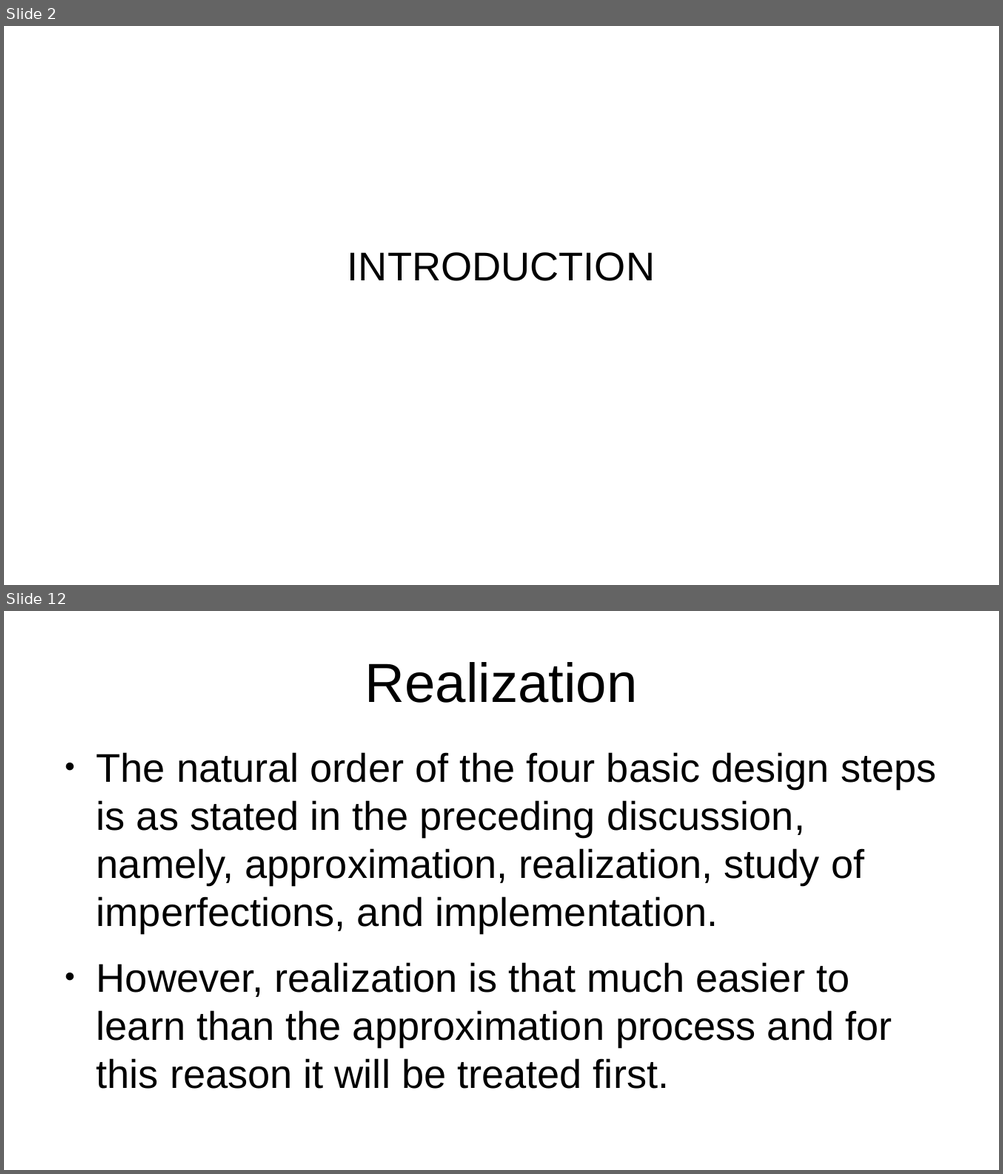
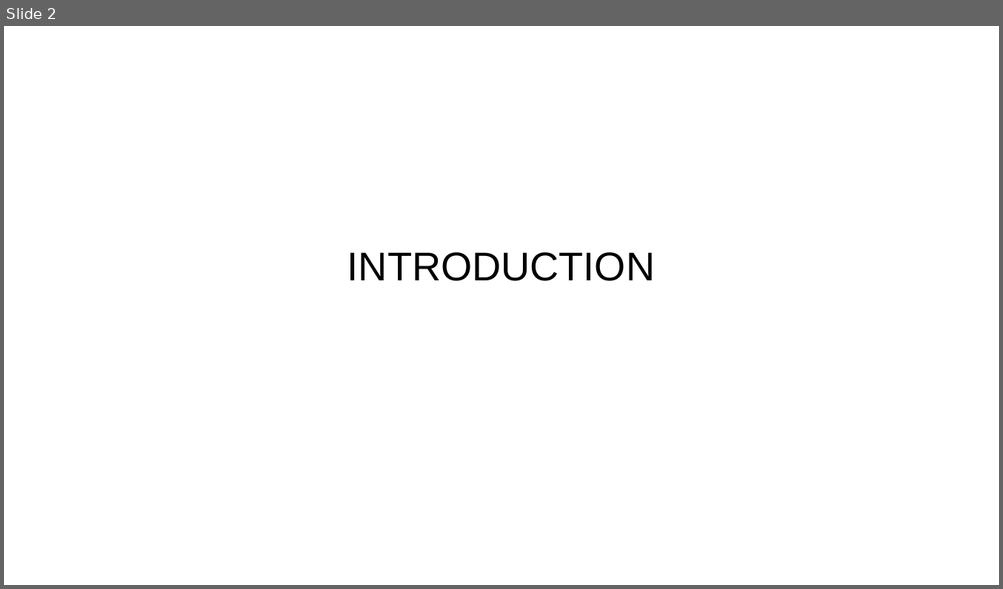
Before and after one commit to miftanurfarid/pengolahan_sinyal_digital, a slide deck: slide/2022/09.design_of_nonrecursive_(fir)_filters/09.design_of_nonrecursive_(fir)_filters.odp. Shown one above the other, each under a label of ours: slides 2 and 12 before the commit, slide 2 after it; the slides between them are not shown. The pictures are 1003x1174 and 1003x589 pixels, drawn with LibreOffice and Linux fonts; fonts in the diff are those of the drawing; background and template pictures are left out. Boxes give left, top, right and bottom in pixels: in the first picture for what was removed or moved away, otherwise in the second. Text is boxed around its words. In the diff, an @@ line names an element or a change of style, - is before the commit and + after.

```diff
--- a/slide/2022/09.design_of_nonrecursive_(fir)_filters/09.design_of_nonrecursive_(fir)_filters.odp
+++ b/slide/2022/09.design_of_nonrecursive_(fir)_filters/09.design_of_nonrecursive_(fir)_filters.odp
@@ slide 12 removed at [4,611,999,1170], background #FFFFFF @@
@@ title removed at [364,662,637,703] @@
-Realization
@@ text removed at [96,752,936,1089] @@
-● The natural order of the four basic design steps is as stated in the preceding discussion, namely, approximation, realization, study of imperfections, and implementation.
-● However, realization is that much easier to learn than the approximation process and for this reason it will be treated ﬁrst.
```
Also in this commit, not shown: 4 slides changed, 7 slides added, 60 other slides removed.
